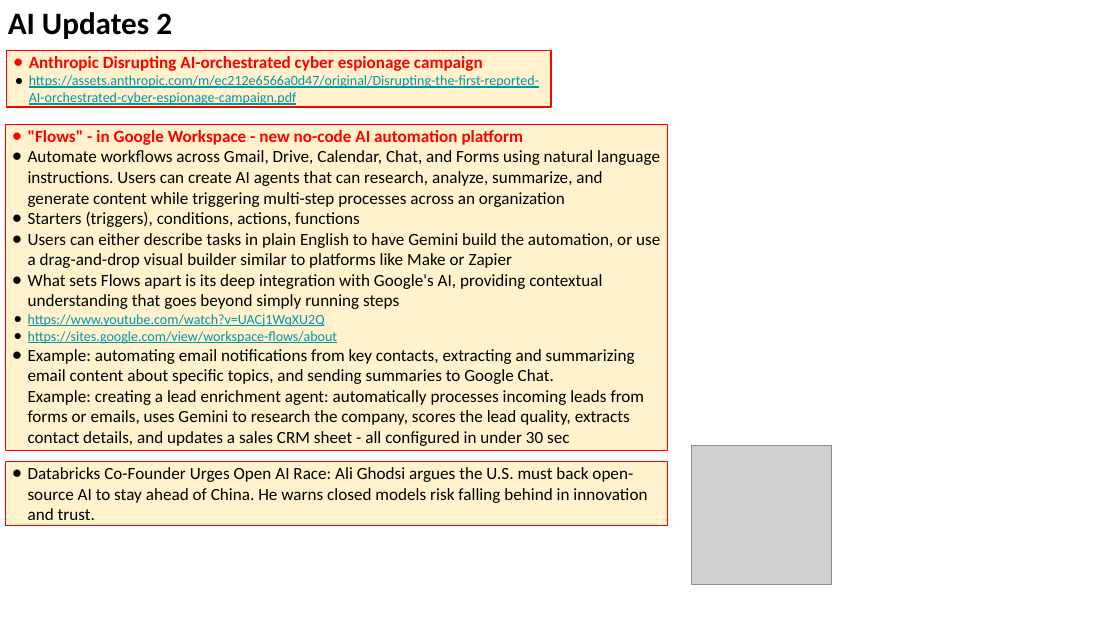
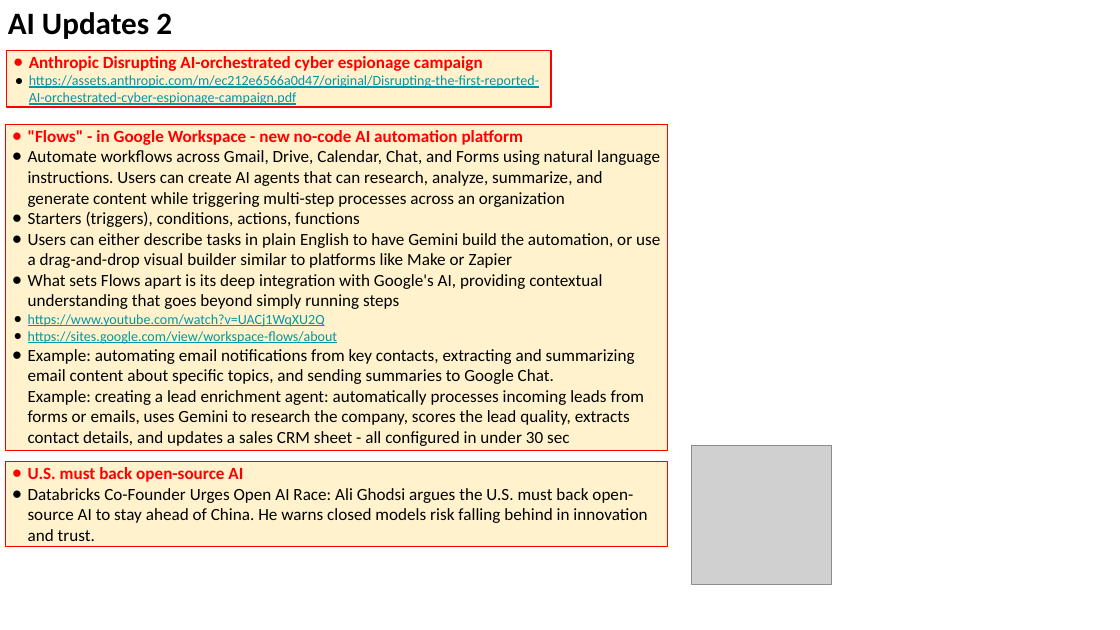
Before and after one commit to lselector/seminar, a slide deck: slide 9 of 2025/2025-11-21-AI-Updates.pptx (slide 8 before the commit). Drawn at 1120x630 pixels with LibreOffice and Linux fonts; fonts in the diff are those of the drawing; grey boxes stand for pictures. Boxes give left, top, right and bottom in pixels: in the first picture for what was removed or moved away, otherwise in the second. Text is boxed around its words. In the diff, an @@ line names an element or a change of style, - is before the commit and + after.

```diff
--- a/2025/2025-11-21-AI-Updates.pptx
+++ b/2025/2025-11-21-AI-Updates.pptx
@@ rectangle "U.S. must back open-source AI": place and size @@
-rectangle "U.S. must back open-source AI" at <box>6,461,668,526</box>
+rectangle "U.S. must back open-source AI" at <box>6,461,668,547</box>
@@ text in rectangle at <box>28,467,243,482</box>: paragraph added @@
+● U.S. must back open-source AI
```
Also in this commit, not shown: 8 other slides changed, 3 slides added, 1 slide removed.
